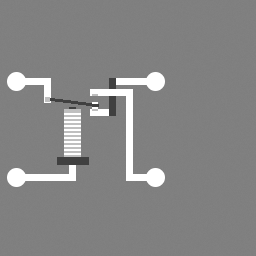
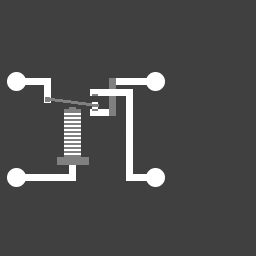
Before/after of a (256, 256) layered artwork. What changed in the layer stack:
painted on "Layer #5" over (50, 98, 99, 107)
painted on "Layer #3" over (45, 94, 98, 165)
painted on "Layer #2" over (109, 78, 116, 116)
painted on "Layer #1" over (0, 0, 256, 256)
